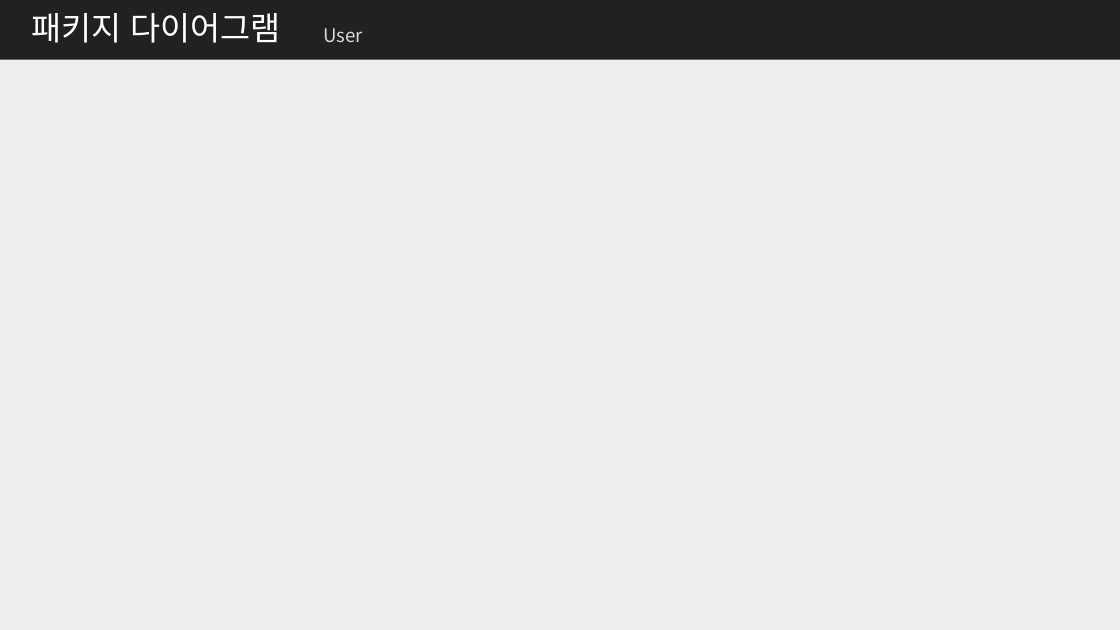
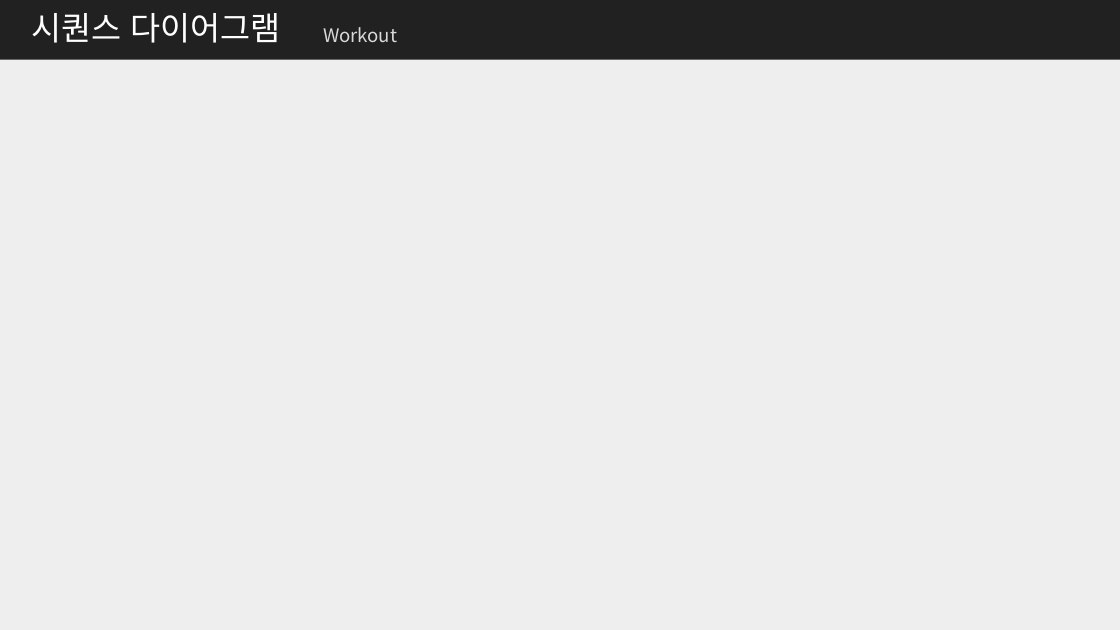
Before and after one commit to me0768/KHFinalProject, a slide deck: slide 26 of 보고서/클래스설계서_Final_Project.pptx (slide 7 before the commit). Drawn at 1120x630 pixels with LibreOffice and Linux fonts; fonts in the diff are those of the drawing. Boxes give left, top, right and bottom in pixels: in the first picture for what was removed or moved away, otherwise in the second. Text is boxed around its words. In the diff, an @@ line names an element or a change of style, - is before the commit and + after.

```diff
--- a/보고서/클래스설계서_Final_Project.pptx
+++ b/보고서/클래스설계서_Final_Project.pptx
@@ title at bbox=[31, 13, 281, 43]: text changed @@
-패키지 다이어그램
+시퀀스 다이어그램
@@ text at bbox=[323, 27, 397, 42]: text changed @@
-User
+Workout
```
Also in this commit, not shown: 6 other slides changed, 9 slides added, 20 other files.
